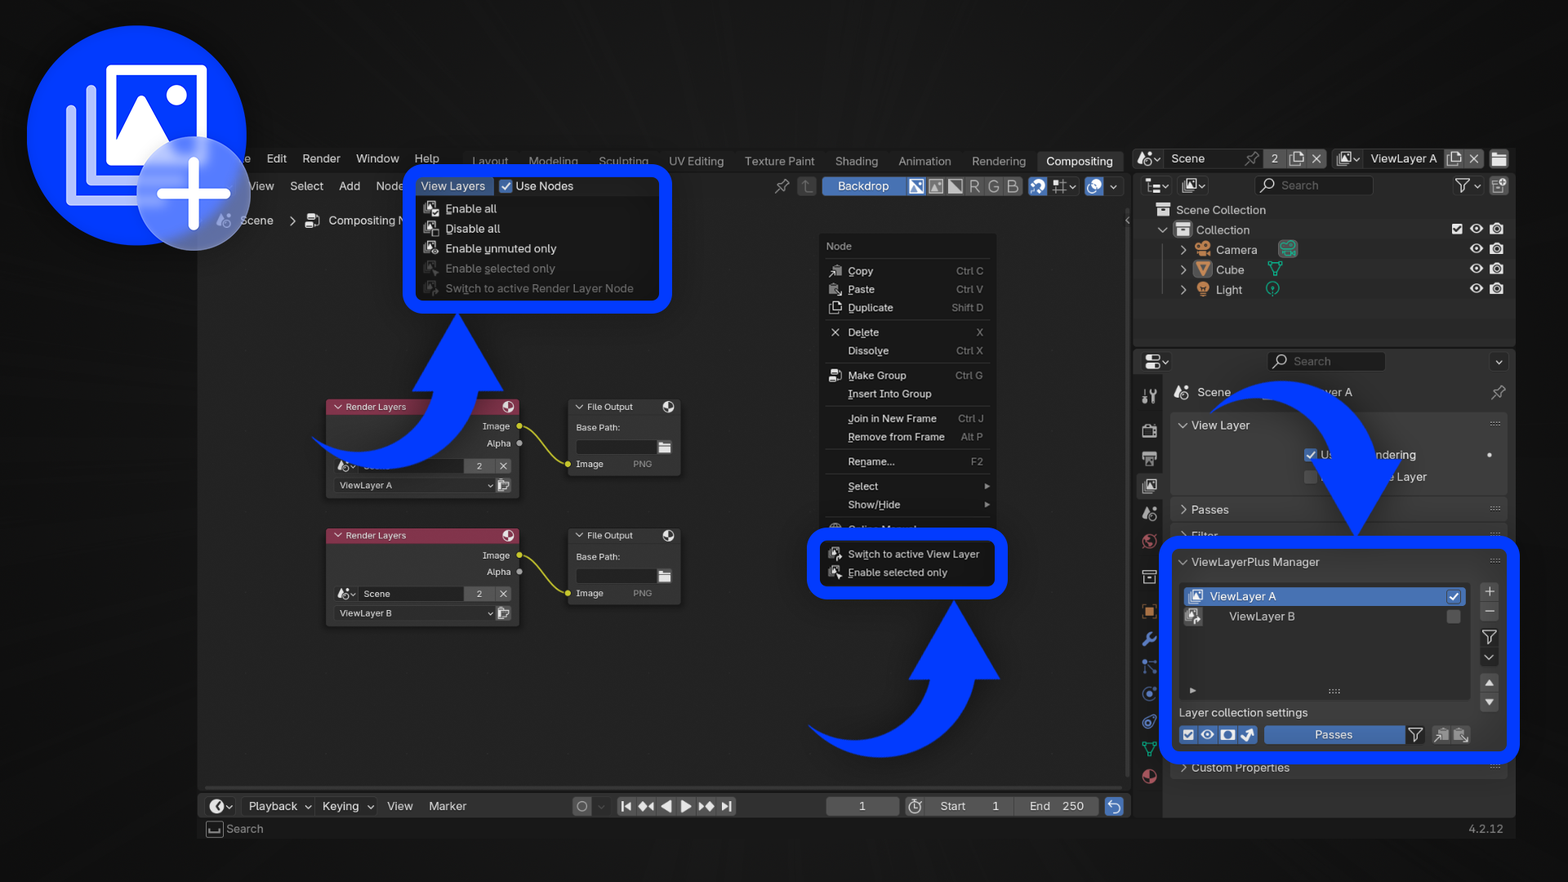
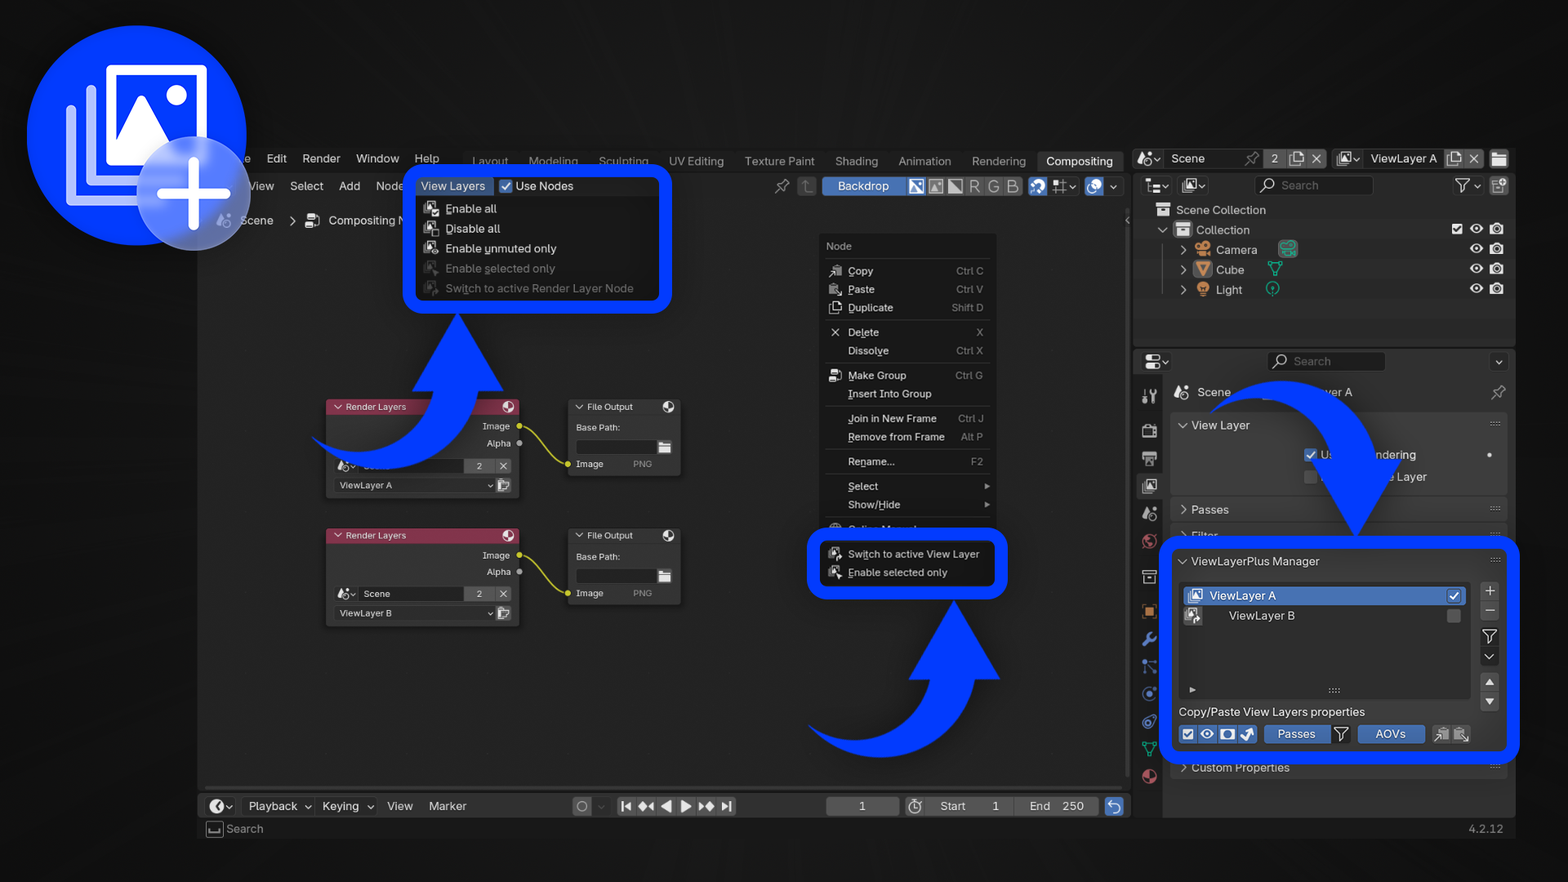
Layers edited between the first and the second w=1568, h=882 image:
added layer "presentation_manager" above "presentation_main" over [1176, 556, 1502, 746]